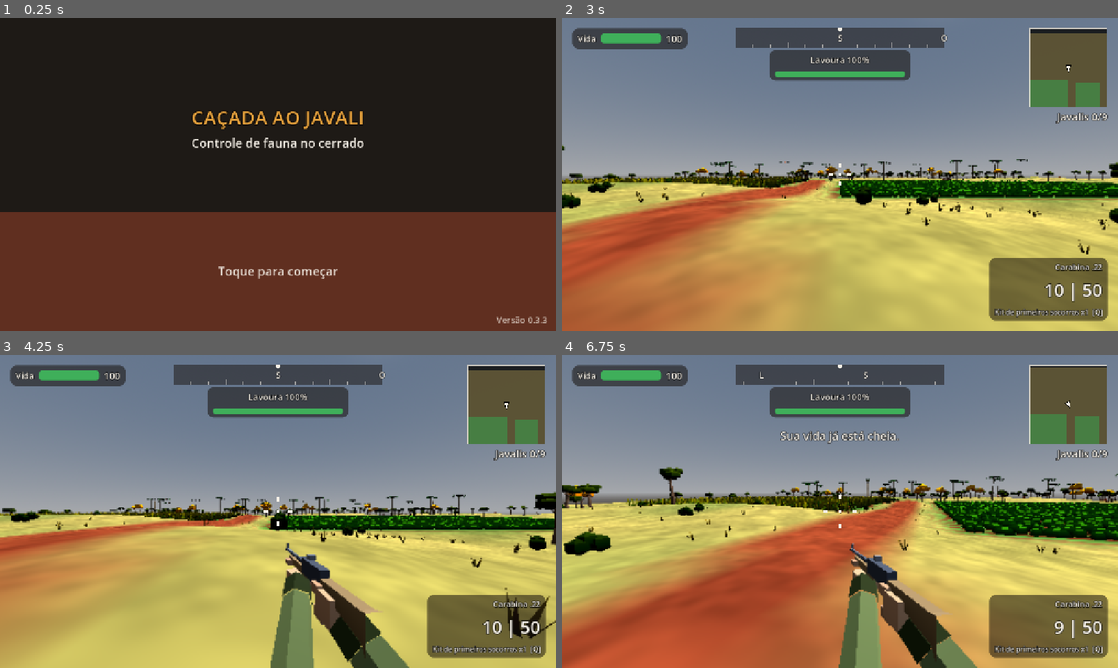
Above: before the commit, frames 1-4 (two rows, left to right).
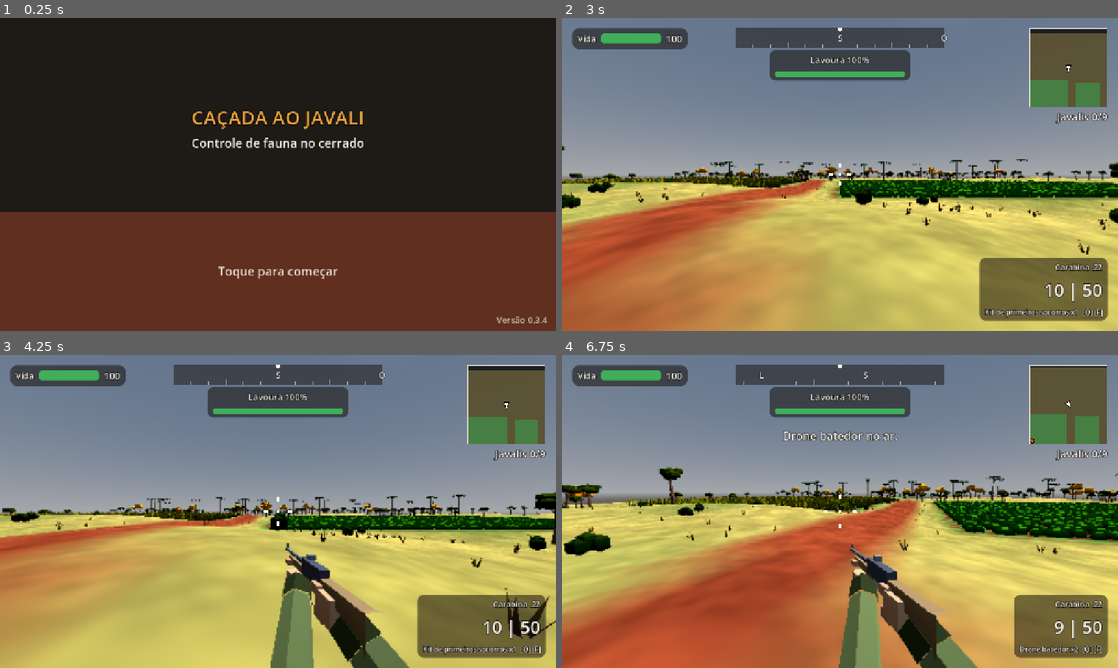
Above: after the commit, the same moments.

Repository: italocassio/hunt-javali
Game: Godot game, scene res://src/ui/boot/boot.tscn
The game is run twice, just before and just after one commit, with the same random seed, the same clock (stepped at 60 frames per second) and the same inputs.
Inputs (mouse positions are in pixels of both pictures, inside the frame that each line leads up to):
- Up to frame 1 (0.25 s): no input
- Up to frame 2 (3 s): click (840, 174) at 0.5 s; click "Jogar" at 1.25 s; click (840, 93) at 2 s; click "Iniciar caçada" at 2.75 s
- Up to frame 3 (4.25 s): tap Enter at 3.5 s; move the mouse to (400, 495) at 3.52 s; hold D (move_right) from 3.53 s (still down); hold Ctrl (crouch) from 3.53 s (still down); click (400, 495) at 3.67 s
- Up to frame 4 (6.75 s): move the mouse to (812, 511) at 4.27 s; release D (move_right) at 4.28 s; release Ctrl (crouch) at 4.28 s; hold W (move_forward) from 4.28 s (still down); tap one key every 0.75 s from 4.35 s: E (dog_command) F (item_next) Shift (sprint) Q (use_item); move the mouse to (851, 505) at 5.02 s; move the mouse to (834, 517) at 5.77 s; click (834, 517) at 5.92 s; move the mouse to (878, 514) at 6.52 s

The runs differ from the first frame. In frame 1, less than 0.1% of the frame differs, in the area x 97-99%, y 95-98%; in frame 2, 0.7%; in frame 3, 0.7%; in frame 4, 1.6%, in the area x 39-98%, y 24-97%.

Commit message:
versão 0.3.4: drone batedor vira item básico e todo jogador ganha 3
Jogadores relataram dificuldade para encontrar os javalis. O drone, que revela
todos no minimapa por 10 s, deixa de ser item de ouro: custa 400 de dinheiro,
leva até 3 por caçada e todo perfil novo começa com 3, já equipados.

Quem já tem save recebe os 3 drones uma vez: o save sobe para a versão 2 e a
migração 1 -> 2 soma a quantidade de economy.start_items.scout_drone, equipando
o drone se houver slot livre. O save migrado é gravado na hora.

Histórico de versões em docs/changelog.md.

Co-Authored-By: Claude Fable 5.2 <noreply@anthropic.com>

Diff:
--- a/data/equipment.json
+++ b/data/equipment.json
@@ -15,6 +15,6 @@
     {"id": "thermal_scope", "name": "Mira térmica", "description": "Ao mirar, destaca javalis até 150 m.",
      "kind": "passive", "price": 150, "currency": "gold", "max_per_hunt": 1, "effect": {"highlight_range_m": 150.0}},
     {"id": "scout_drone", "name": "Drone batedor", "description": "Revela todos os javalis no minimapa por 10 s. Consumível.",
-     "kind": "consumable", "price": 30, "currency": "gold", "max_per_hunt": 2, "effect": {"reveal_s": 10.0}}
+     "kind": "consumable", "price": 400, "currency": "money", "max_per_hunt": 3, "effect": {"reveal_s": 10.0}}
   ]
 }
--- a/data/game.json
+++ b/data/game.json
@@ -44,7 +44,7 @@
     "start_money": 500,
     "start_gold": 0,
     "start_weapons": ["carbine_22"],
-    "start_items": {"medkit": 1}
+    "start_items": {"medkit": 1, "scout_drone": 3}
   },
   "loadout": {"weapon_slots": 2, "item_slots": 3},
   "shop": {"max_consumable_owned": 9},
--- a/project.godot
+++ b/project.godot
@@ -12,7 +12,7 @@
 
 config/name="Caçada ao Javali"
 config/description="Controle de javalis invasores em fazendas do Brasil."
-config/version="0.3.3"
+config/version="0.3.4"
 run/main_scene="res://src/ui/boot/boot.tscn"
 config/features=PackedStringArray("4.7", "GL Compatibility")
 config/icon="res://assets/ui/icons/app_icon.svg"
--- a/src/systems/profile.gd
+++ b/src/systems/profile.gd
@@ -44,7 +44,13 @@
 			if existed:
 				push_warning("Profile: save corrupted and no backup, starting a new profile.")
 			data = SaveService.new_save()
-	_apply_dict(SaveService.sanitize(SaveService.migrate(data)))
+	var migrated: Dictionary = SaveService.migrate(data)
+	# The stored version may be missing or of any type in a damaged save: never convert it blindly.
+	var raw_version: Variant = data.get("version")
+	var loaded_version: int = int(raw_version) if (raw_version is int or raw_version is float) and is_finite(float(raw_version)) else 0
+	if int(migrated["version"]) != loaded_version:
+		needs_save = true   # persist the migrated save right away
+	_apply_dict(SaveService.sanitize(migrated))
 	if needs_save:
 		save()
 
--- a/src/systems/save_service.gd
+++ b/src/systems/save_service.gd
@@ -4,7 +4,8 @@
 ## besides read-only Data lookups. Never throws on bad input.
 
 const FORMAT_NAME: String = "cacada-ao-javali-save"
-const CURRENT_VERSION: int = 1
+const CURRENT_VERSION: int = 2
+const DRONE_ID: String = "scout_drone"   # item granted by the v1 -> v2 migration (amount comes from economy.start_items)
 const MAX_CODES: int = 500
 
 const DEFAULT_SETTINGS: Dictionary = {
@@ -217,9 +218,30 @@
 	return default_value
 
 
-static func _migrate_step(data: Dictionary, _from_version: int) -> Dictionary:
-	# No migrations yet: version 1 is the first schema. Add `match _from_version` branches here.
+static func _migrate_step(data: Dictionary, from_version: int) -> Dictionary:
+	match from_version:
+		1:
+			_migrate_v1_to_v2(data)
 	return data
+
+
+## v1 -> v2: the scout drone became a basic item; every existing player gets the free starting drones once.
+## Without an inventory.items dictionary nothing is created, so sanitize applies economy.start_items as usual.
+static func _migrate_v1_to_v2(data: Dictionary) -> void:
+	var economy: Dictionary = _dict(Data.get_game().get("economy"))
+	var grant: int = maxi(0, _int(_dict(economy.get("start_items")).get(DRONE_ID), 0))
+	if grant <= 0:
+		return
+	var inv: Variant = data.get("inventory")
+	if inv is Dictionary and (inv as Dictionary).get("items") is Dictionary:
+		var items: Dictionary = (inv as Dictionary)["items"]
+		items[DRONE_ID] = clampi(maxi(0, _int(items.get(DRONE_ID), 0)) + grant, 0, Wallet.MAX_BALANCE)
+	var load_block: Variant = data.get("loadout")
+	if load_block is Dictionary and (load_block as Dictionary).get("items") is Array:
+		var equipped: Array = (load_block as Dictionary)["items"]
+		var item_slots: int = maxi(0, int(Data.get_game().get("loadout", {}).get("item_slots", 3)))
+		if not equipped.has(DRONE_ID) and equipped.size() < item_slots:
+			equipped.append(DRONE_ID)
 
 
 static func _dict(v: Variant) -> Dictionary:
--- a/tests/check_scripts.gd
+++ b/tests/check_scripts.gd
@@ -240,7 +240,7 @@
 		for c: String in Sigs.PROFILE_CONSTANTS:
 			_t.call("ok", c in profile.get_script().get_script_constant_map(), "Profile.%s ausente" % c)
 		var consts: Dictionary = profile.get_script().get_script_constant_map()
-		_t.call("eq", consts.get("SAVE_VERSION", -1), 1, "Profile.SAVE_VERSION")
+		_t.call("eq", consts.get("SAVE_VERSION", -1), 2, "Profile.SAVE_VERSION")
 		_t.call("eq", consts.get("DEFAULT_SAVE_PATH", ""), "user://save.json", "Profile.DEFAULT_SAVE_PATH")
 	var input_setup: Node = get_tree().root.get_node_or_null("InputSetup")
 	if input_setup != null:
--- a/tests/unit/test_save.gd
+++ b/tests/unit/test_save.gd
@@ -71,16 +71,109 @@
 
 
 func test_migrate() -> void:
-	eq(SaveService.migrate({})["version"], 1, "sem versao -> 1")
-	eq(SaveService.migrate({"version": 0})["version"], 1, "versao 0 -> 1")
-	eq(SaveService.migrate({"version": -7})["version"], 1, "versao negativa -> 1")
-	eq(SaveService.migrate({"version": "abc"})["version"], 1, "versao string -> 1")
+	var cur: int = SaveService.CURRENT_VERSION
+	eq(SaveService.migrate({})["version"], cur, "sem versao -> atual")
+	eq(SaveService.migrate({"version": 0})["version"], cur, "versao 0 -> atual")
+	eq(SaveService.migrate({"version": -7})["version"], cur, "versao negativa -> atual")
+	eq(SaveService.migrate({"version": "abc"})["version"], cur, "versao string -> atual")
 	eq(SaveService.migrate({"version": 99})["version"], 99, "versao futura mantida")
-	eq(SaveService.migrate({"version": NAN})["version"], 1, "versao NaN -> 1")
+	eq(SaveService.migrate({"version": NAN})["version"], cur, "versao NaN -> atual")
 	var original: Dictionary = {"version": 1, "x": [1]}
 	var out: Dictionary = SaveService.migrate(original)
 	(out["x"] as Array).append(2)
 	eq((original["x"] as Array).size(), 1, "migrate nao altera a entrada")
+
+
+func _drone_grant() -> int:
+	return int(Data.get_game()["economy"]["start_items"]["scout_drone"])
+
+
+func test_new_save_has_drones_equipped() -> void:
+	var s: Dictionary = SaveService.new_save()
+	eq(s["inventory"]["items"].get("scout_drone", 0), _drone_grant(), "drones iniciais")
+	eq(s["inventory"]["items"].get("medkit", 0), 1, "medkit iniciais")
+	ok((s["loadout"]["items"] as Array).has("scout_drone"), "drone equipado")
+	ok((s["loadout"]["items"] as Array).has("medkit"), "medkit equipado")
+
+
+func test_migrate_v1_grants_drones() -> void:
+	var grant: int = _drone_grant()
+	var s: Dictionary = SaveService.sanitize(SaveService.migrate({
+		"version": 1, "inventory": {"items": {"medkit": 2}}, "loadout": {"items": ["medkit"]}}))
+	eq(s["version"], 2, "versao 2")
+	eq(s["inventory"]["items"]["scout_drone"], grant, "drones concedidos")
+	eq(s["inventory"]["items"]["medkit"], 2, "medkit preservado")
+	eq(s["loadout"]["items"], ["medkit", "scout_drone"], "drone equipado")
+	# already owned drones are added to
+	var t: Dictionary = SaveService.sanitize(SaveService.migrate({
+		"version": 1, "inventory": {"items": {"scout_drone": 2}}, "loadout": {"items": []}}))
+	eq(t["inventory"]["items"]["scout_drone"], 2 + grant, "soma ao que ja tinha")
+	# all item slots taken: inventory grows, loadout unchanged
+	var slots: int = int(Data.get_game()["loadout"]["item_slots"])
+	var full: Array = ["medkit", "corn_bait", "binoculars", "leather_vest", "extra_ammo"].slice(0, slots)
+	var inv_items: Dictionary = {}
+	for id: String in full:
+		inv_items[id] = 1
+	var u: Dictionary = SaveService.sanitize(SaveService.migrate({
+		"version": 1, "inventory": {"items": inv_items}, "loadout": {"items": full}}))
+	eq(u["inventory"]["items"]["scout_drone"], grant, "drones no inventario com slots cheios")
+	eq(u["loadout"]["items"], full, "loadout inalterado")
+
+
+func test_migrate_v1_is_not_repeated() -> void:
+	var grant: int = _drone_grant()
+	var once: Dictionary = SaveService.migrate({"version": 1, "inventory": {"items": {"medkit": 1}}, "loadout": {"items": ["medkit"]}})
+	var twice: Dictionary = SaveService.migrate(once)
+	eq(twice["inventory"]["items"]["scout_drone"], grant, "migrar de novo nao concede")
+	var v2: Dictionary = SaveService.migrate({"version": 2, "inventory": {"items": {"medkit": 1}}, "loadout": {"items": ["medkit"]}})
+	ok(not v2["inventory"]["items"].has("scout_drone"), "save v2 nao recebe drones")
+
+
+func test_migrate_malformed_does_not_break() -> void:
+	var cases: Array = [
+		{"version": 1}, {"version": 1, "inventory": 5, "loadout": "x"},
+		{"version": 1, "inventory": {"items": [1, 2]}, "loadout": {"items": {"a": 1}}},
+		{"version": 1, "inventory": {"items": {"scout_drone": "muitos"}}, "loadout": {"items": [null, 3]}},
+		{"version": 1, "inventory": {"items": {"scout_drone": NAN}}},
+	]
+	for c: Dictionary in cases:
+		var m: Dictionary = SaveService.migrate(c)
+		eq(m["version"], 2, "versao 2 em %s" % str(c))
+		var s: Dictionary = SaveService.sanitize(m)
+		ok(s["inventory"]["items"] is Dictionary, "sanitize ok")
+	var s0: Dictionary = SaveService.sanitize(SaveService.migrate({}))
+	eq(s0["inventory"]["items"].get("medkit", 0), 1, "migrate({}) mantem medkit")
+	eq(s0["inventory"]["items"].get("scout_drone", 0), _drone_grant(), "migrate({}) da drones")
+	var s1: Dictionary = SaveService.sanitize(SaveService.migrate({"version": 1, "wallet": {"money": 5}}))
+	eq(s1["inventory"]["items"].get("medkit", 0), 1, "sem inventario -> medkit inicial")
+	eq(s1["inventory"]["items"].get("scout_drone", 0), _drone_grant(), "sem inventario -> drones iniciais")
+	var m1: Dictionary = SaveService.migrate({"version": 1, "inventory": {"items": 7}})
+	ok(not (m1["inventory"] as Dictionary).get("items") is Dictionary, "migracao nao cria items em bloco mal tipado")
+
+
+func test_profile_migrates_and_persists_v1_save() -> void:
+	_clean()
+	Profile.set_save_path("user://test_save.json")
+	write_text("user://test_save.json", JSON.stringify({
+		"version": 1, "inventory": {"weapons": ["carbine_22"], "dogs": [], "items": {"medkit": 2}},
+		"loadout": {"weapons": ["carbine_22", ""], "dog": "", "items": ["medkit"]}}))
+	Profile.load_or_create()
+	eq(Profile.get_item_count(&"scout_drone"), _drone_grant(), "drones no perfil")
+	eq(int(SaveService.read("user://test_save.json")["version"]), 2, "save migrado gravado")
+	_clean()
+
+
+func test_profile_loads_save_with_malformed_version() -> void:
+	for bad: Variant in [null, "abc", [1], {"v": 1}, true]:
+		_clean()
+		Profile.set_save_path("user://test_save.json")
+		write_text("user://test_save.json", JSON.stringify({
+			"version": bad, "inventory": {"weapons": ["carbine_22"], "dogs": [], "items": {"medkit": 2}},
+			"loadout": {"weapons": ["carbine_22", ""], "dog": "", "items": ["medkit"]}}))
+		Profile.load_or_create()
+		eq(Profile.get_item_count(&"medkit"), 2, "perfil carregado com versao %s" % str(bad))
+		eq(int(SaveService.read("user://test_save.json")["version"]), SaveService.CURRENT_VERSION, "versao %s regravada" % str(bad))
+	_clean()
 
 
 func test_sanitize_wrong_types() -> void:
@@ -94,7 +187,7 @@
 	eq(s["redeemed_codes"], [], "codigos ruins")
 	eq(s["settings"], SaveService.default_settings(), "settings ruins")
 	eq(s["stats"]["hunts_played"], 0, "stats ruins")
-	eq(s["version"], 1, "versao ruim")
+	eq(s["version"], SaveService.CURRENT_VERSION, "versao ruim")
 
 
 func test_sanitize_wallet_bounds() -> void:
Not shown, changed: docs/arquitetura.md
Not shown, added: docs/changelog.md
